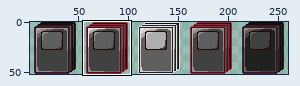
Sprite sheet: Assets/Rogium Legend/Sprites/UI/Packs/Card Groups/spr_Asset_Card_Group_Grey.png. Above, an overview of the earlier version with the close-up marked.
Close-up. Before the commit:
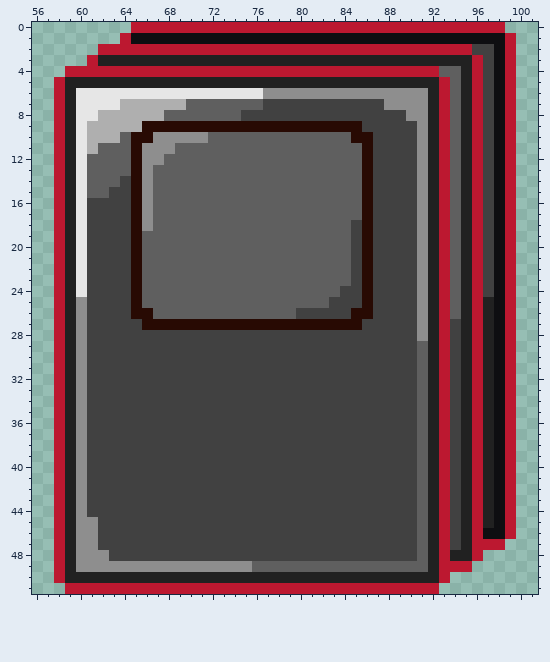
The file is 260x52 pixels. Shown: x 56..101, y 0..51. The wide view leaves out empty margins. The commit also changed other parts of the picture, which this record leaves out.
Now the later version:
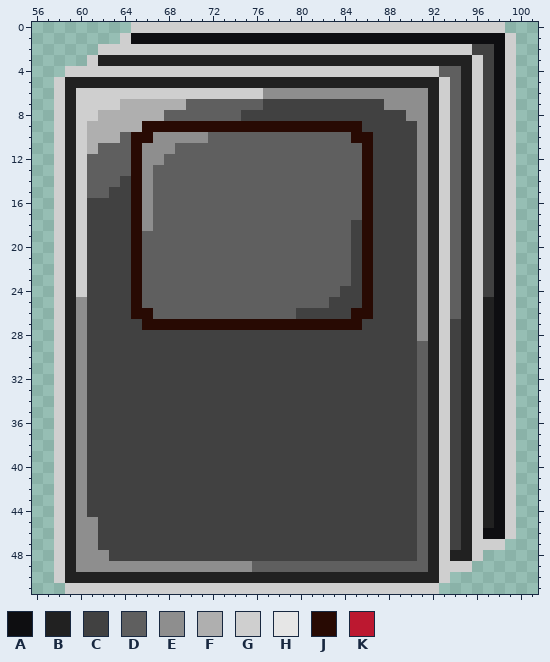
Palette (. is transparent): A #0e0e11  B #212121  C #414141  D #5f5f5f  E #8e8e8e  F #afafaf  G #cfcfcf  H #e6e6e6  J #280a03  K #bc1830
Diff:
@@ x 56..101 @@
- 0 .........KKKKKKKKKKKKKKKKKKKKKKKKKKKKKKKKKK...
- 1 ........KAAAAAAAAAAAAAAAAAAAAAAAAAAAAAAAAAAK..
- 2 ......KKKKKKKKKKKKKKKKKKKKKKKKKKKKKKKKKKCCAK..
- 3 .....KBBBBBBBBBBBBBBBBBBBBBBBBBBBBBBBBBBKCAK..
- 4 ...KKKKKKKKKKKKKKKKKKKKKKKKKKKKKKKKKKDDBKCAK..
- 5 ..KBBBBBBBBBBBBBBBBBBBBBBBBBBBBBBBBBBKDBKCAK..
- 6 ..KBHHHHHHHHHHHHHHHHHEEEEEEEEEEEEEEEBKDBKCAK..
- 7 ..KBHHHHFFFFFFDDDDDDDCCCCCCCCCCCEEEEBKDBKCAK..
- 8 ..KBHHFFFFFFDDDDDDDCCCCCCCCCCCCCCCEEBKDBKCAK..
- 9 ..KBHFFFFFJJJJJJJJJJJJJJJJJJJJCCCCCEBKDBKCAK..
-10 ..KBHFFFDJJEEEEEDDDDDDDDDDDDDJJCCCCEBKDBKCAK..
-11 ..KBHFDDDJEEEDDDDDDDDDDDDDDDDDJCCCCEBKDBKCAK..
-12 ..KBHDDDDJEEDDDDDDDDDDDDDDDDDDJCCCCEBKDBKCAK..
-13 ..KBHDDDDJEDDDDDDDDDDDDDDDDDDDJCCCCEBKDBKCAK..
-14 ..KBHDDDCJEDDDDDDDDDDDDDDDDDDDJCCCCEBKDBKCAK..
-15 ..KBHDDCCJEDDDDDDDDDDDDDDDDDDDJCCCCEBKDBKCAK..
-16 ..KBHCCCCJEDDDDDDDDDDDDDDDDDDDJCCCCEBKDBKCAK..
-17 ..KBHCCCCJEDDDDDDDDDDDDDDDDDDDJCCCCEBKDBKCAK..
-18 ..KBHCCCCJEDDDDDDDDDDDDDDDDDDCJCCCCEBKDBKCAK..
-19 ..KBHCCCCJDDDDDDDDDDDDDDDDDDDCJCCCCEBKDBKCAK..
-20 ..KBHCCCCJDDDDDDDDDDDDDDDDDDDCJCCCCEBKDBKCAK..
-21 ..KBHCCCCJDDDDDDDDDDDDDDDDDDDCJCCCCEBKDBKCAK..
-22 ..KBHCCCCJDDDDDDDDDDDDDDDDDDDCJCCCCEBKDBKCAK..
-23 ..KBHCCCCJDDDDDDDDDDDDDDDDDDDCJCCCCEBKDBKCAK..
-24 ..KBHCCCCJDDDDDDDDDDDDDDDDDDCCJCCCCEBKDBKCAK..
-25 ..KBECCCCJDDDDDDDDDDDDDDDDDCCCJCCCCEBKDBKBAK..
-26 ..KBECCCCJJDDDDDDDDDDDDDCCCCCJJCCCCEBKDBKBAK..
-27 ..KBECCCCCJJJJJJJJJJJJJJJJJJJJCCCCCEBKCBKBAK..
-28 ..KBECCCCCCCCCCCCCCCCCCCCCCCCCCCCCCEBKCBKBAK..
-29 ..KBECCCCCCCCCCCCCCCCCCCCCCCCCCCCCCDBKCBKBAK..
-30 ..KBECCCCCCCCCCCCCCCCCCCCCCCCCCCCCCDBKCBKBAK..
-31 ..KBECCCCCCCCCCCCCCCCCCCCCCCCCCCCCCDBKCBKBAK..
-32 ..KBECCCCCCCCCCCCCCCCCCCCCCCCCCCCCCDBKCBKBAK..
-33 ..KBECCCCCCCCCCCCCCCCCCCCCCCCCCCCCCDBKCBKBAK..
-34 ..KBECCCCCCCCCCCCCCCCCCCCCCCCCCCCCCDBKCBKBAK..
-35 ..KBECCCCCCCCCCCCCCCCCCCCCCCCCCCCCCDBKCBKBAK..
-36 ..KBECCCCCCCCCCCCCCCCCCCCCCCCCCCCCCDBKCBKBAK..
-37 ..KBECCCCCCCCCCCCCCCCCCCCCCCCCCCCCCDBKCBKBAK..
-38 ..KBECCCCCCCCCCCCCCCCCCCCCCCCCCCCCCDBKCBKBAK..
-39 ..KBECCCCCCCCCCCCCCCCCCCCCCCCCCCCCCDBKCBKBAK..
-40 ..KBECCCCCCCCCCCCCCCCCCCCCCCCCCCCCCDBKCBKBAK..
-41 ..KBECCCCCCCCCCCCCCCCCCCCCCCCCCCCCCDBKCBKBAK..
-42 ..KBECCCCCCCCCCCCCCCCCCCCCCCCCCCCCCDBKCBKBAK..
-43 ..KBECCCCCCCCCCCCCCCCCCCCCCCCCCCCCCDBKCBKBAK..
-44 ..KBECCCCCCCCCCCCCCCCCCCCCCCCCCCCCCDBKCBKBAK..
-45 ..KBEECCCCCCCCCCCCCCCCCCCCCCCCCCCCCDBKCBKBAK..
-46 ..KBEECCCCCCCCCCCCCCCCCCCCCCCCCCCCCDBKCBKAAK..
-47 ..KBEECCCCCCCCCCCCCCCCCCCCCCCCCCCCCDBKCBKKK...
-48 ..KBEEECCCCCCCCCCCCCCCCCCCCCCCCCCCCDBKBBK.....
-49 ..KBEEEEEEEEEEEEEEEEDDDDDDDDDDDDDDDDBKKK......
-50 ..KBBBBBBBBBBBBBBBBBBBBBBBBBBBBBBBBBBK........
-51 ...KKKKKKKKKKKKKKKKKKKKKKKKKKKKKKKKKK.........
+ 0 .........GGGGGGGGGGGGGGGGGGGGGGGGGGGGGGGGGG...
+ 1 ........GAAAAAAAAAAAAAAAAAAAAAAAAAAAAAAAAAAG..
+ 2 ......GGGGGGGGGGGGGGGGGGGGGGGGGGGGGGGGGGCCAG..
+ 3 .....GBBBBBBBBBBBBBBBBBBBBBBBBBBBBBBBBBBGCAG..
+ 4 ...GGGGGGGGGGGGGGGGGGGGGGGGGGGGGGGGGGDDBGCAG..
+ 5 ..GBBBBBBBBBBBBBBBBBBBBBBBBBBBBBBBBBBGDBGCAG..
+ 6 ..GBGGGGGGGGGGGGGGGGGEEEEEEEEEEEEEEEBGDBGCAG..
+ 7 ..GBGGGGFFFFFFDDDDDDDCCCCCCCCCCCEEEEBGDBGCAG..
+ 8 ..GBGGFFFFFFDDDDDDDCCCCCCCCCCCCCCCEEBGDBGCAG..
+ 9 ..GBGFFFFFJJJJJJJJJJJJJJJJJJJJCCCCCEBGDBGCAG..
+10 ..GBGFFFDJJEEEEEDDDDDDDDDDDDDJJCCCCEBGDBGCAG..
+11 ..GBGFDDDJEEEDDDDDDDDDDDDDDDDDJCCCCEBGDBGCAG..
+12 ..GBGDDDDJEEDDDDDDDDDDDDDDDDDDJCCCCEBGDBGCAG..
+13 ..GBGDDDDJEDDDDDDDDDDDDDDDDDDDJCCCCEBGDBGCAG..
+14 ..GBGDDDCJEDDDDDDDDDDDDDDDDDDDJCCCCEBGDBGCAG..
+15 ..GBGDDCCJEDDDDDDDDDDDDDDDDDDDJCCCCEBGDBGCAG..
+16 ..GBGCCCCJEDDDDDDDDDDDDDDDDDDDJCCCCEBGDBGCAG..
+17 ..GBGCCCCJEDDDDDDDDDDDDDDDDDDDJCCCCEBGDBGCAG..
+18 ..GBGCCCCJEDDDDDDDDDDDDDDDDDDCJCCCCEBGDBGCAG..
+19 ..GBGCCCCJDDDDDDDDDDDDDDDDDDDCJCCCCEBGDBGCAG..
+20 ..GBGCCCCJDDDDDDDDDDDDDDDDDDDCJCCCCEBGDBGCAG..
+21 ..GBGCCCCJDDDDDDDDDDDDDDDDDDDCJCCCCEBGDBGCAG..
+22 ..GBGCCCCJDDDDDDDDDDDDDDDDDDDCJCCCCEBGDBGCAG..
+23 ..GBGCCCCJDDDDDDDDDDDDDDDDDDDCJCCCCEBGDBGCAG..
+24 ..GBGCCCCJDDDDDDDDDDDDDDDDDDCCJCCCCEBGDBGCAG..
+25 ..GBECCCCJDDDDDDDDDDDDDDDDDCCCJCCCCEBGDBGBAG..
+26 ..GBECCCCJJDDDDDDDDDDDDDCCCCCJJCCCCEBGDBGBAG..
+27 ..GBECCCCCJJJJJJJJJJJJJJJJJJJJCCCCCEBGCBGBAG..
+28 ..GBECCCCCCCCCCCCCCCCCCCCCCCCCCCCCCEBGCBGBAG..
+29 ..GBECCCCCCCCCCCCCCCCCCCCCCCCCCCCCCDBGCBGBAG..
+30 ..GBECCCCCCCCCCCCCCCCCCCCCCCCCCCCCCDBGCBGBAG..
+31 ..GBECCCCCCCCCCCCCCCCCCCCCCCCCCCCCCDBGCBGBAG..
+32 ..GBECCCCCCCCCCCCCCCCCCCCCCCCCCCCCCDBGCBGBAG..
+33 ..GBECCCCCCCCCCCCCCCCCCCCCCCCCCCCCCDBGCBGBAG..
+34 ..GBECCCCCCCCCCCCCCCCCCCCCCCCCCCCCCDBGCBGBAG..
+35 ..GBECCCCCCCCCCCCCCCCCCCCCCCCCCCCCCDBGCBGBAG..
+36 ..GBECCCCCCCCCCCCCCCCCCCCCCCCCCCCCCDBGCBGBAG..
+37 ..GBECCCCCCCCCCCCCCCCCCCCCCCCCCCCCCDBGCBGBAG..
+38 ..GBECCCCCCCCCCCCCCCCCCCCCCCCCCCCCCDBGCBGBAG..
+39 ..GBECCCCCCCCCCCCCCCCCCCCCCCCCCCCCCDBGCBGBAG..
+40 ..GBECCCCCCCCCCCCCCCCCCCCCCCCCCCCCCDBGCBGBAG..
+41 ..GBECCCCCCCCCCCCCCCCCCCCCCCCCCCCCCDBGCBGBAG..
+42 ..GBECCCCCCCCCCCCCCCCCCCCCCCCCCCCCCDBGCBGBAG..
+43 ..GBECCCCCCCCCCCCCCCCCCCCCCCCCCCCCCDBGCBGBAG..
+44 ..GBECCCCCCCCCCCCCCCCCCCCCCCCCCCCCCDBGCBGBAG..
+45 ..GBEECCCCCCCCCCCCCCCCCCCCCCCCCCCCCDBGCBGBAG..
+46 ..GBEECCCCCCCCCCCCCCCCCCCCCCCCCCCCCDBGCBGAAG..
+47 ..GBEECCCCCCCCCCCCCCCCCCCCCCCCCCCCCDBGCBGGG...
+48 ..GBEEECCCCCCCCCCCCCCCCCCCCCCCCCCCCDBGBBG.....
+49 ..GBEEEEEEEEEEEEEEEEDDDDDDDDDDDDDDDDBGGG......
+50 ..GBBBBBBBBBBBBBBBBBBBBBBBBBBBBBBBBBBG........
+51 ...GGGGGGGGGGGGGGGGGGGGGGGGGGGGGGGGGG.........
Boxes around the changes in both close-ups, in picture pixels (x1, y1, x2, y2):
changed: (54, 22, 516, 594)
